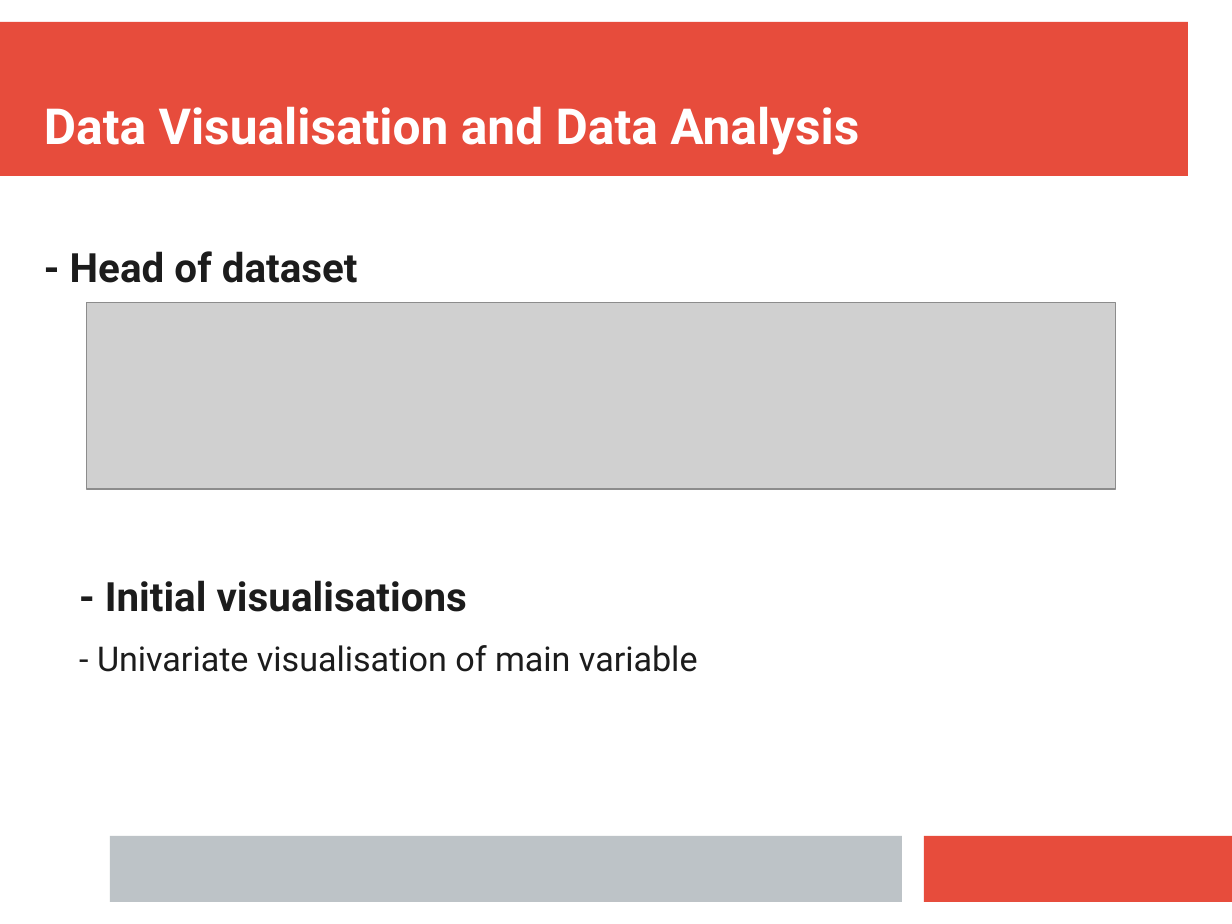
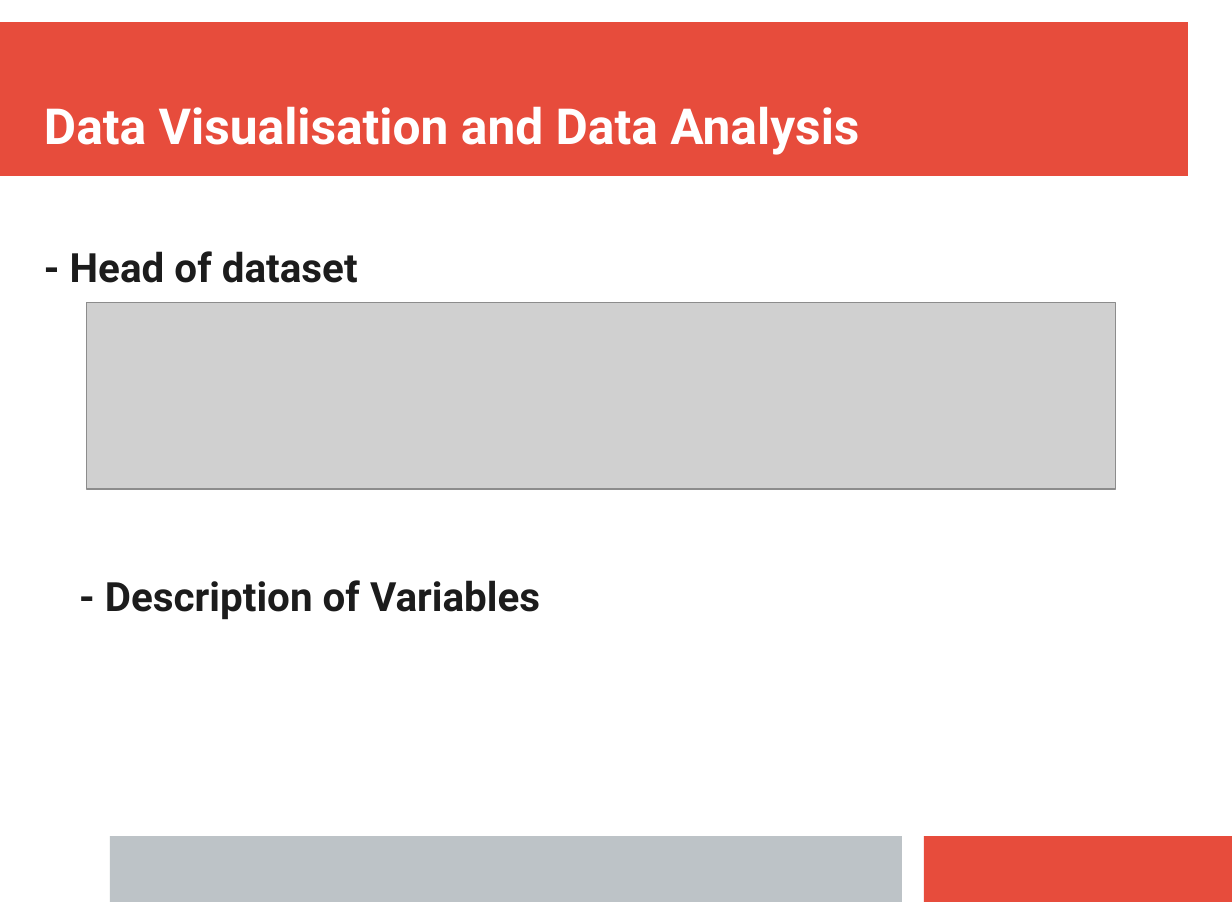
Before and after one commit to tim-kirkbride/BayesianAssignment, a slide deck: slide 4 of Presentation.pptx. Drawn at 1232x924 pixels with LibreOffice and Linux fonts; fonts in the diff are those of the drawing; grey boxes stand for pictures. Boxes give left, top, right and bottom in pixels: in the first picture for what was removed or moved away, otherwise in the second. Text is boxed around its words. In the diff, an @@ line names an element or a change of style, - is before the commit and + after.

Commit message:
Added visualisations to the presentation

```diff
--- a/Presentation.pptx
+++ b/Presentation.pptx
@@ text at <box>105,580,540,620</box>: text changed; size 22 to 26 pt; bold on @@
-- Initial visualisations
-  - Univariate visualisation of main variable
+- Description of Variables
```
Also in this commit, not shown: 5 slides added, 3 slides removed.
